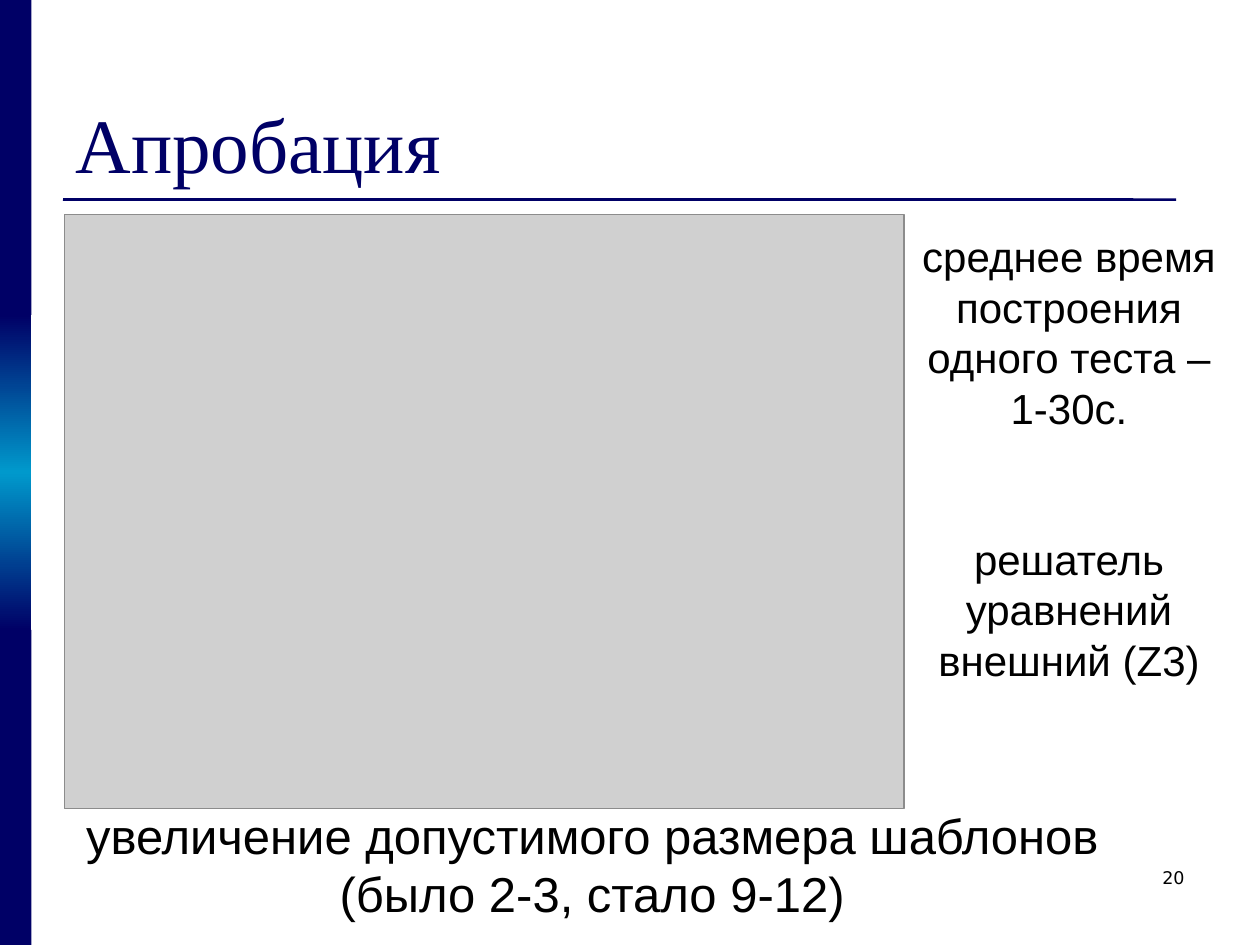
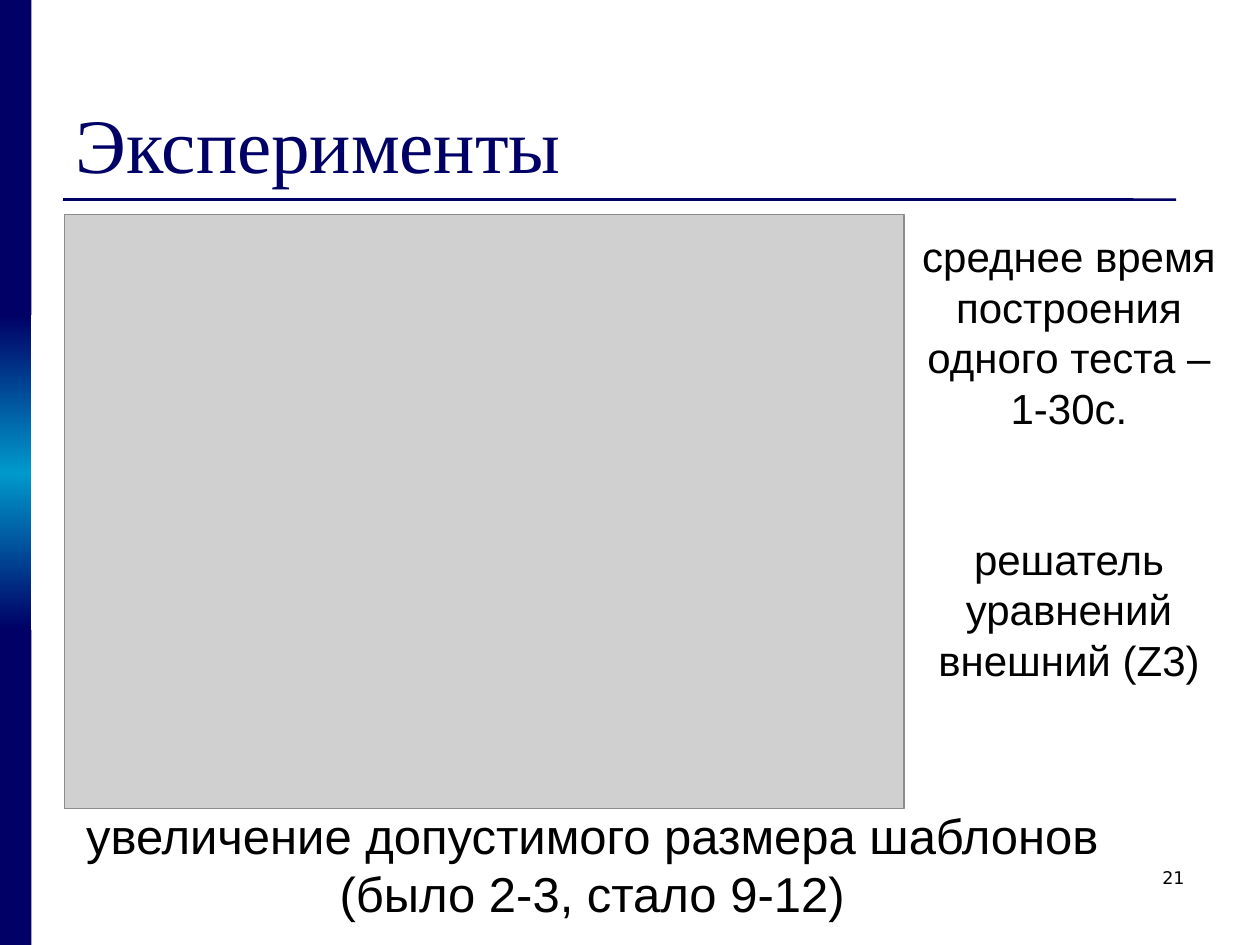
Before and after one commit to kornevgen/tesla-project, a slide deck: slide 21 of papers/THESIS/talks/pred/prethesis8.ppt (slide 20 before the commit). Drawn at 1260x945 pixels with LibreOffice and Linux fonts; fonts in the diff are those of the drawing; grey boxes stand for pictures. Boxes give left, top, right and bottom in pixels: in the first picture for what was removed or moved away, otherwise in the second. Text is boxed around its words. In the diff, an @@ line names an element or a change of style, - is before the commit and + after.

```diff
--- a/papers/THESIS/talks/pred/prethesis8.ppt
+++ b/papers/THESIS/talks/pred/prethesis8.ppt
@@ title at (76, 122, 561, 188): text changed @@
-Апробация
+Эксперименты
@@ page number at (1162, 871, 1184, 884): text changed @@
-20
+21
```
Also in this commit, not shown: 3 other slides changed, 1 slide added.
